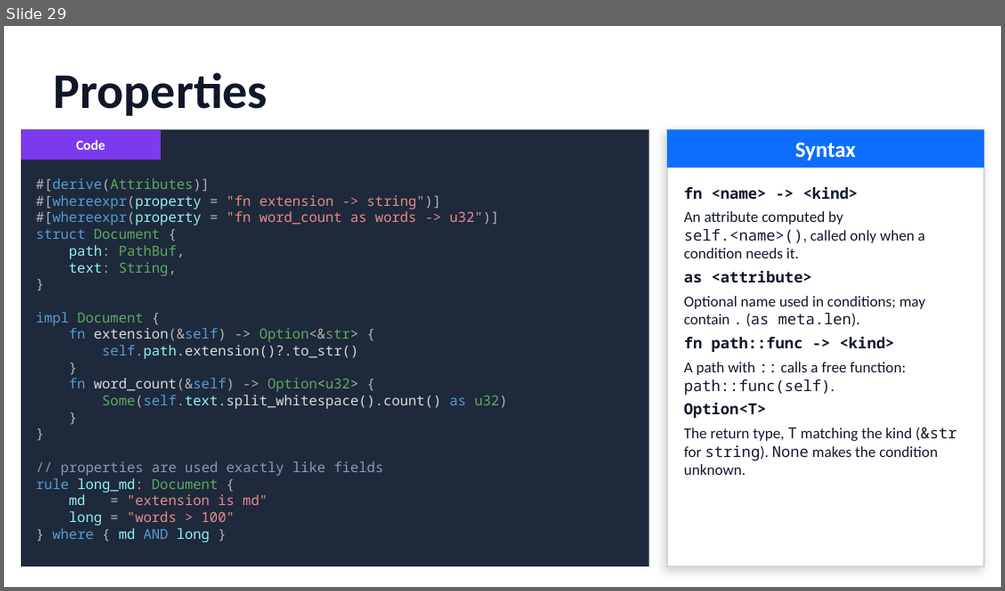
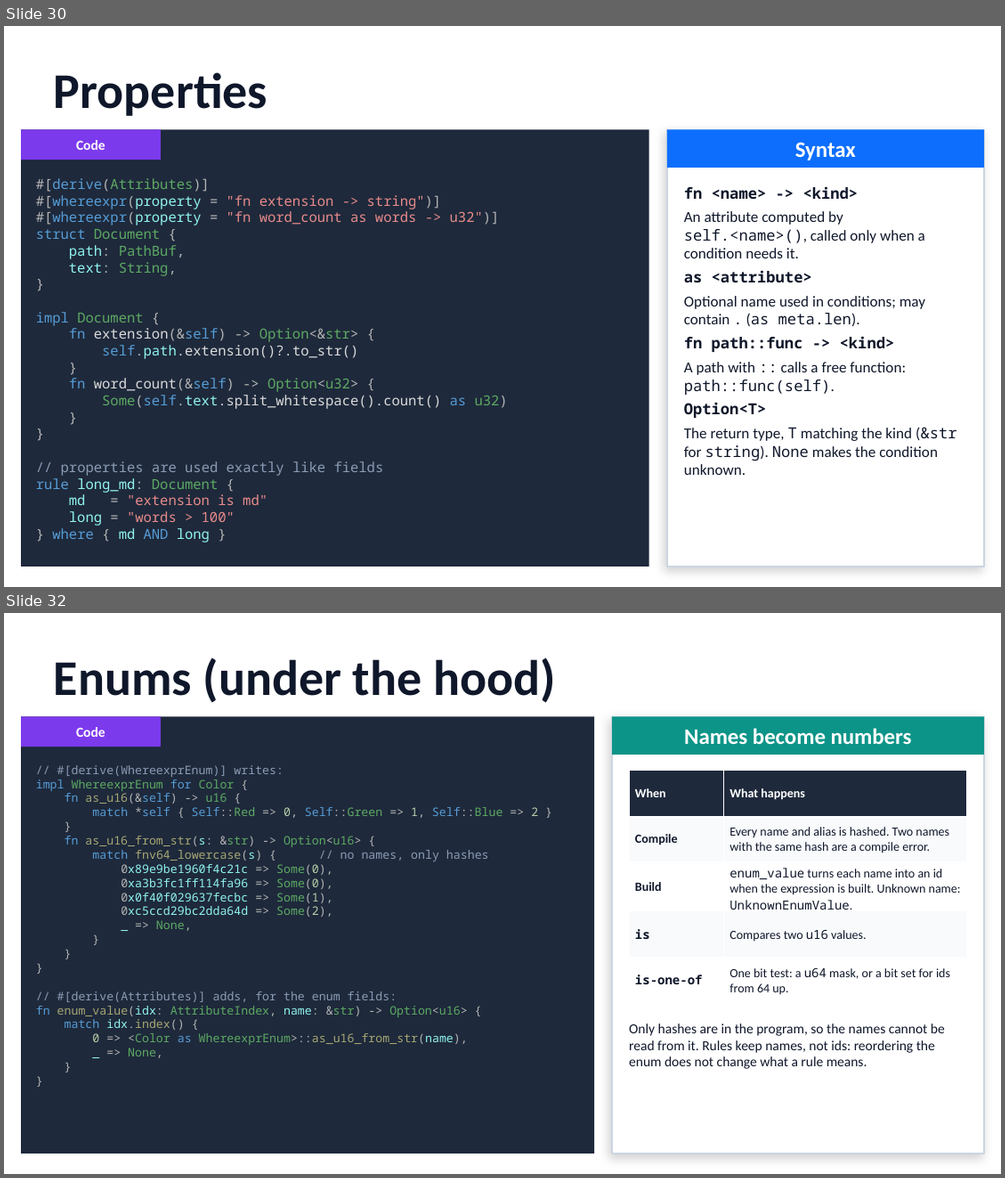
Before and after one commit to gdt050579/whereexpr, a slide deck: whereexpr.pptx. Shown one above the other, each under a label of ours: slide 29 before the commit, slides 30 and 32 after it; the slides between them are not shown. The pictures are 1005x591 and 1005x1178 pixels, drawn with LibreOffice and Linux fonts; fonts in the diff are those of the drawing. Boxes give left, top, right and bottom in pixels: in the first picture for what was removed or moved away, otherwise in the second. Text is boxed around its words. In the diff, an @@ line names an element or a change of style, - is before the commit and + after.

```diff
--- a/whereexpr.pptx
+++ b/whereexpr.pptx
@@ slide 32 added at (x1=4, y1=613, x2=1001, y2=1174), background #FFFFFF @@
@@ text added at (x1=54, y1=657, x2=556, y2=703), 36 pt, text #0F172A, bold @@
+Enums (under the hood)
@@ rectangle added at (x1=21, y1=716, x2=594, y2=1153), fill #1E293B @@
@@ rectangle added at (x1=21, y1=716, x2=161, y2=747), fill #7C3AED @@
@@ rectangle added at (x1=612, y1=716, x2=984, y2=1153), fill #FFFFFF, outline #CBD5E1 1 pt @@
@@ rectangle added at (x1=612, y1=716, x2=984, y2=755), fill #0D9488 @@
@@ text added at (x1=76, y1=727, x2=105, y2=737), 10 pt, text #FFFFFF, bold @@
+Code
@@ text added at (x1=684, y1=728, x2=912, y2=744), 16 pt, text #FFFFFF, bold @@
+Names become numbers
@@ text added at (x1=36, y1=765, x2=538, y2=1058), 8.5 pt, text #5DA963 @@
+// #[derive(WhereexprEnum)] writes:
+impl WhereexprEnum for Color {
+fn as_u16(&self) -> u16 {
+match *self { Self::Red => 0, Self::Green => 1, Self::Blue => 2 }
+}
+fn as_u16_from_str(s: &str) -> Option<u16> {
+match fnv64_lowercase(s) { // no names, only hashes
+0x89e9be1960f4c21c => Some(0),
+0xa3b3fc1ff114fa96 => Some(0),
+0x0f40f029637fecbc => Some(1),
+0xc5ccd29bc2dda64d => Some(2),
+_ => None,
+}
+}
+}
+// #[derive(Attributes)] adds, for the enum fields:
+fn enum_value(idx: AttributeIndex, name: &str) -> Option<u16> {
+match idx.index() {
+0 => <Color as WhereexprEnum>::as_u16_from_str(name),
+_ => None,
+}
+}
@@ table added at (x1=629, y1=771, x2=967, y2=1003), 5 rows, 2 columns @@
+When | What happens
+Compile | Every name and alias is hashed. Two names with the same hash are a compile error.
+Build | enum_value turns each name into an id when the expression is built. Unknown name: UnknownEnumValue.
+is | Compares two u16 values.
+is-one-of | One bit test: a u64 mask, or a bit set for ids from 64 up.
@@ text added at (x1=629, y1=1023, x2=945, y2=1069), 10 pt, text #0F172A @@
+Only hashes are in the program, so the names cannot be read from it. Rules keep names, not ids: reordering the enum does not change what a rule means.
@@ what was slide 29 is now slide 30 @@
```
Also in this commit, not shown: 7 slides changed, 2 other slides added, 1 other file.
